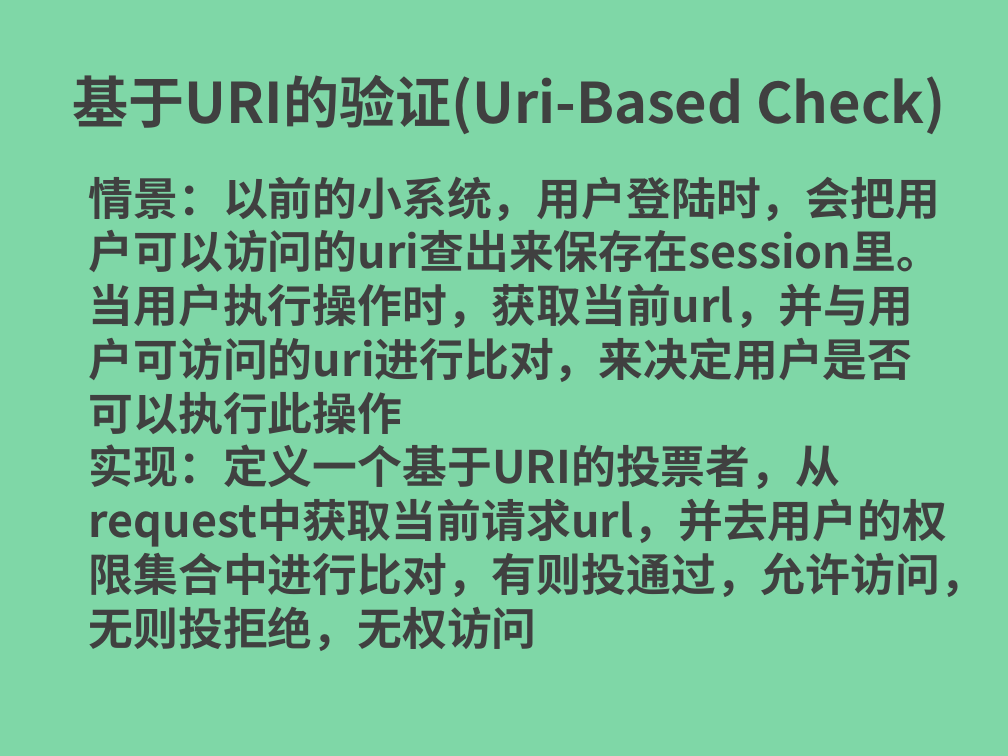
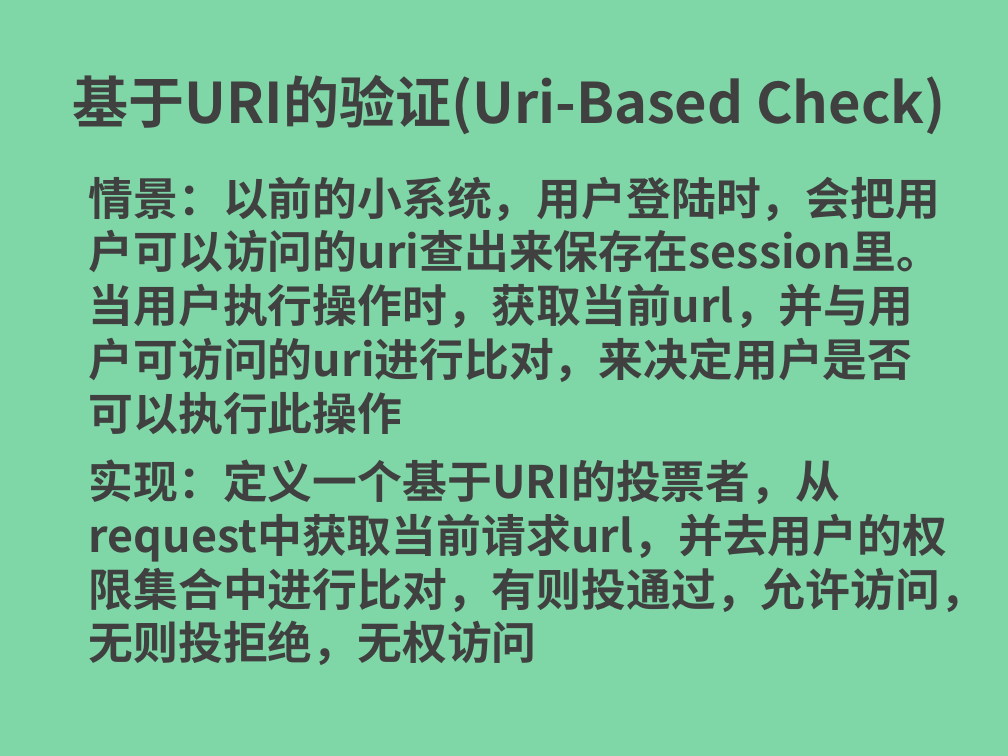
Before and after one commit to endofprogram/eop-ssei, a slide deck: slide 9 of ppt/spring-security-easy-in-02.pptx. Drawn at 1008x756 pixels with LibreOffice and Linux fonts; fonts in the diff are those of the drawing. Boxes give left, top, right and bottom in pixels: in the first picture for what was removed or moved away, otherwise in the second. Text is boxed around its words. In the diff, an @@ line names an element or a change of style, - is before the commit and + after.

```diff
--- a/ppt/spring-security-easy-in-02.pptx
+++ b/ppt/spring-security-easy-in-02.pptx
@@ text at bbox=[89, 444, 985, 651]: paragraph removed @@
-实现：定义一个基于URI的投票者，从request中获取当前请求url，并去用户的权限集合中进行比对，有则投通过，允许访问，无则投拒绝，无权访问
@@ text added at bbox=[89, 459, 985, 665], 32 pt, text #404040, bold @@
+实现：定义一个基于URI的投票者，从request中获取当前请求url，并去用户的权限集合中进行比对，有则投通过，允许访问，无则投拒绝，无权访问
```
Also in this commit, not shown: 7 other slides changed, 2 other files.
